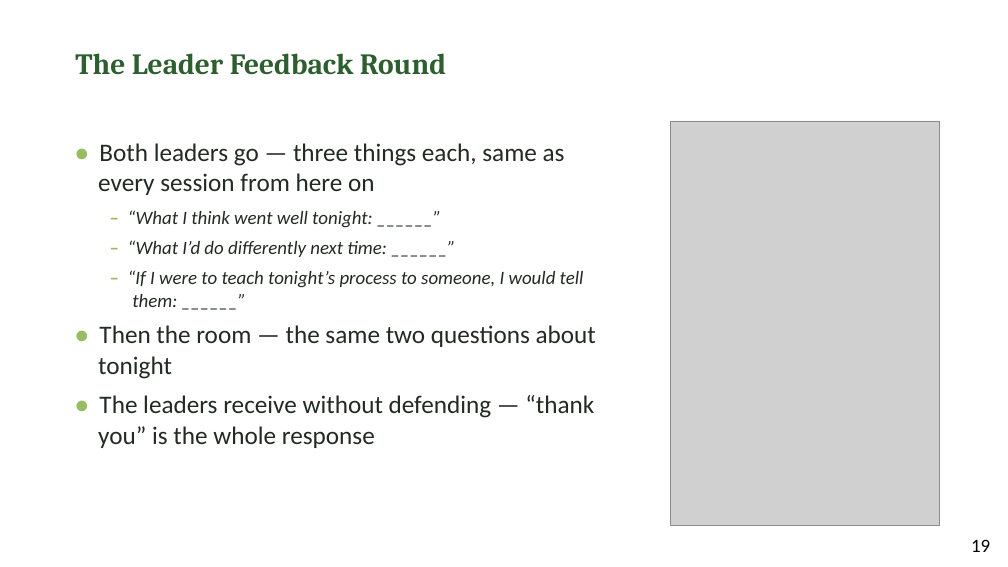
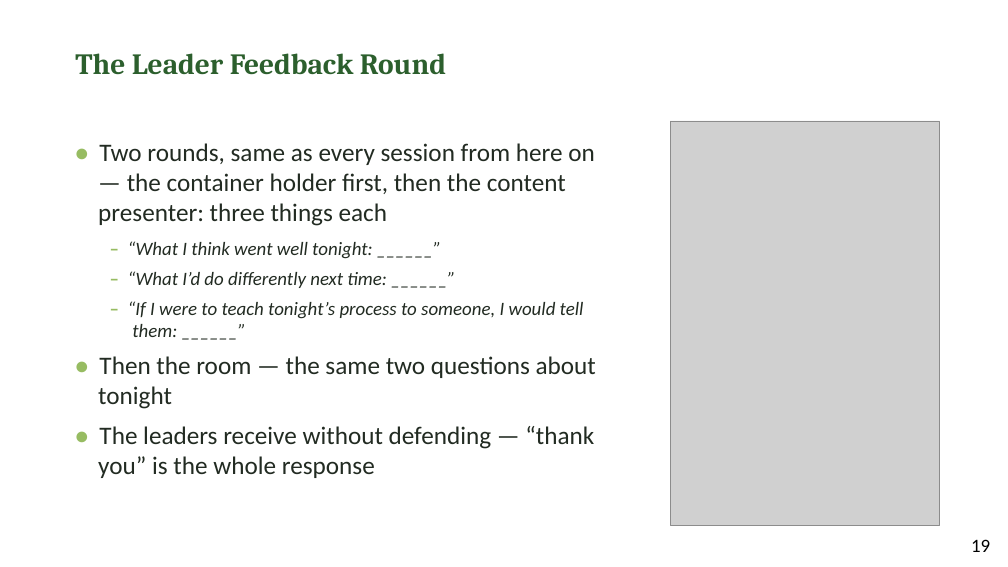
Before and after one commit to jgtittle-ministries/fellowship-of-the-heart-pilot-at-cca-dev, a slide deck: slide 18 of _implementation-notes/evening-series/FotH Evening Session 1 Slides DRAFT v1.pptx. Drawn at 1008x567 pixels with LibreOffice and Linux fonts; fonts in the diff are those of the drawing; grey boxes stand for pictures. Boxes give left, top, right and bottom in pixels: in the first picture for what was removed or moved away, otherwise in the second. Text is boxed around its words. In the diff, an @@ line names an element or a change of style, - is before the commit and + after.

```diff
--- a/_implementation-notes/evening-series/FotH Evening Session 1 Slides DRAFT v1.pptx
+++ b/_implementation-notes/evening-series/FotH Evening Session 1 Slides DRAFT v1.pptx
@@ text at (98,143,595,226): text changed @@
-• Both leaders go — three things each, same as every session from here on
+• Two rounds, same as every session from here on — the container holder first, then the content presenter: three things each
```
Also in this commit, not shown: 2 other slides changed, 41 other files.
